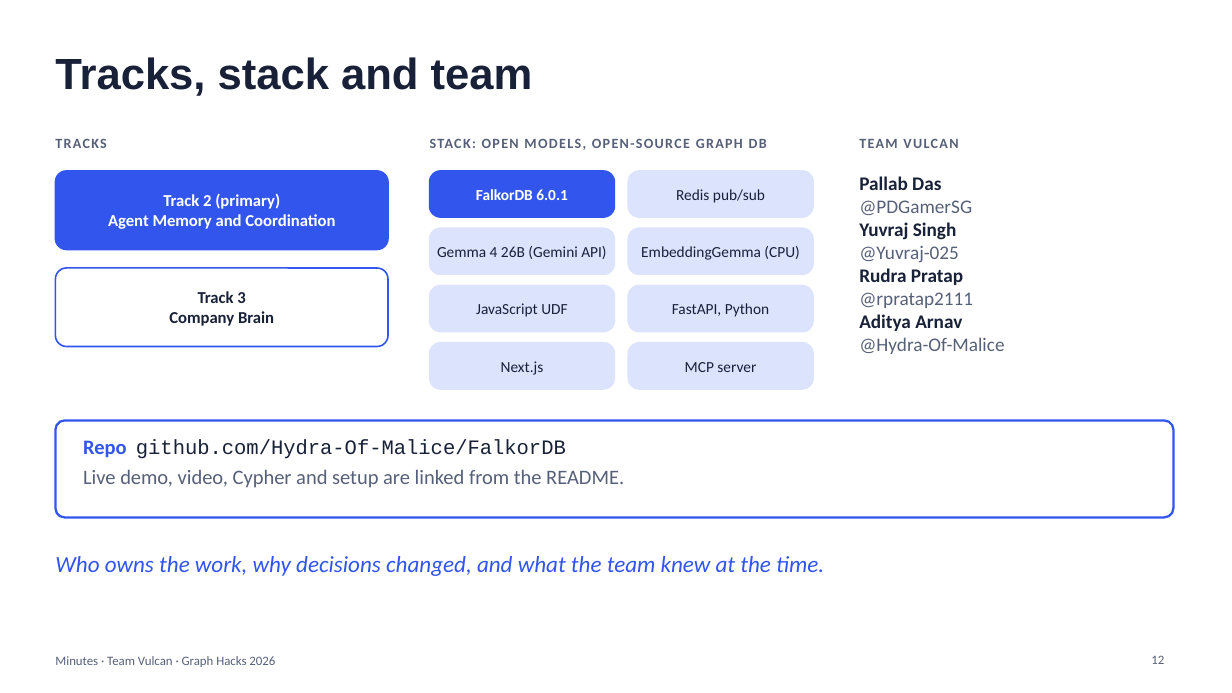
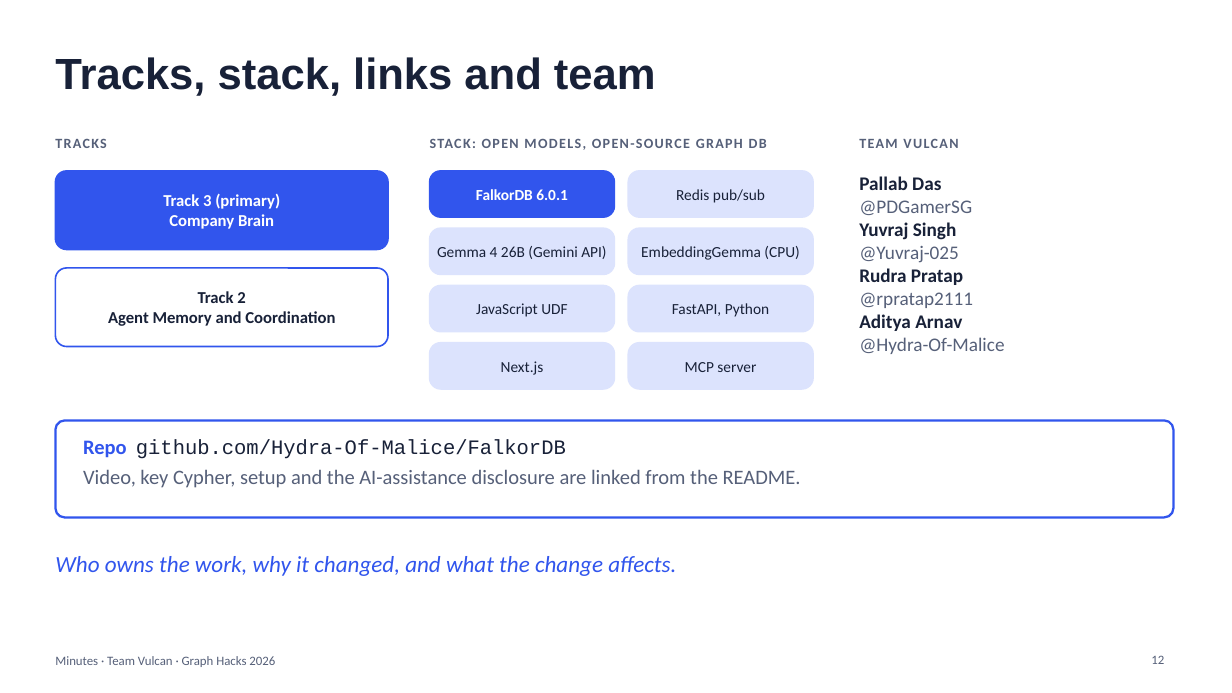
Before and after one commit to PDGamerSG/minutes-falkordb, a slide deck: slide 12 of docs/pitch/minutes-pitch.pptx. Drawn at 1232x693 pixels with LibreOffice and Linux fonts; fonts in the diff are those of the drawing. Boxes give left, top, right and bottom in pixels: in the first picture for what was removed or moved away, otherwise in the second. Text is boxed around its words. In the diff, an @@ line names an element or a change of style, - is before the commit and + after.

Commit message:
Pitch: re-aim script, deck and storyboard at Track 3 (Company Brain) with Track 2 support

```diff
--- a/docs/pitch/minutes-pitch.pptx
+++ b/docs/pitch/minutes-pitch.pptx
@@ title at (55, 57, 656, 96): text changed @@
-Tracks, stack and team
+Tracks, stack, links and team
@@ text in rounded rectangle at (163, 194, 280, 229): text changed @@
-Track 2 (primary)
-Agent Memory and Coordination
+Track 3 (primary)
+Company Brain
@@ text in rounded rectangle at (108, 291, 335, 326): text changed @@
-Track 3
-Company Brain
+Track 2
+Agent Memory and Coordination
@@ text at (83, 469, 801, 488): text changed @@
-Live demo, video, Cypher and setup are linked from the README.
+Video, key Cypher, setup and the AI-assistance disclosure are linked from the README.
@@ text at (55, 556, 676, 576): text changed @@
-Who owns the work, why decisions changed, and what the team knew at the time.
+Who owns the work, why it changed, and what the change affects.
```
Also in this commit, not shown: 6 other slides changed, 4 slides added, 4 slides removed, 3 other files.
